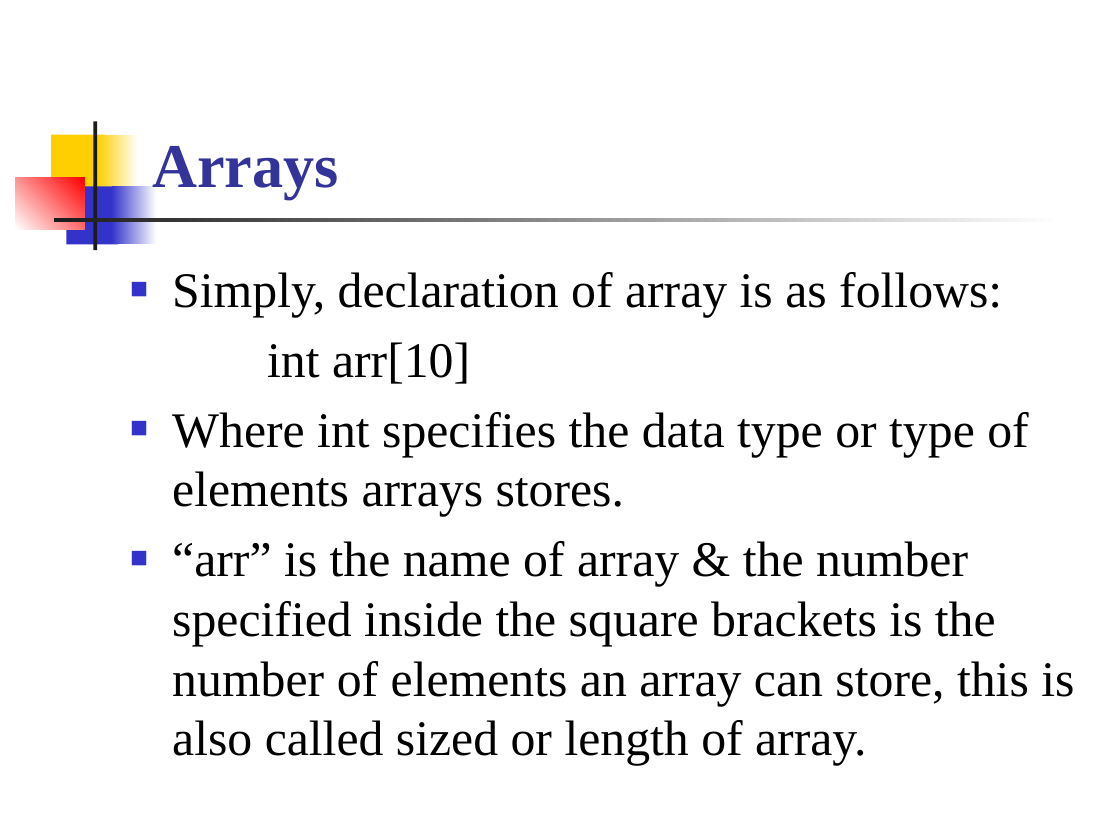
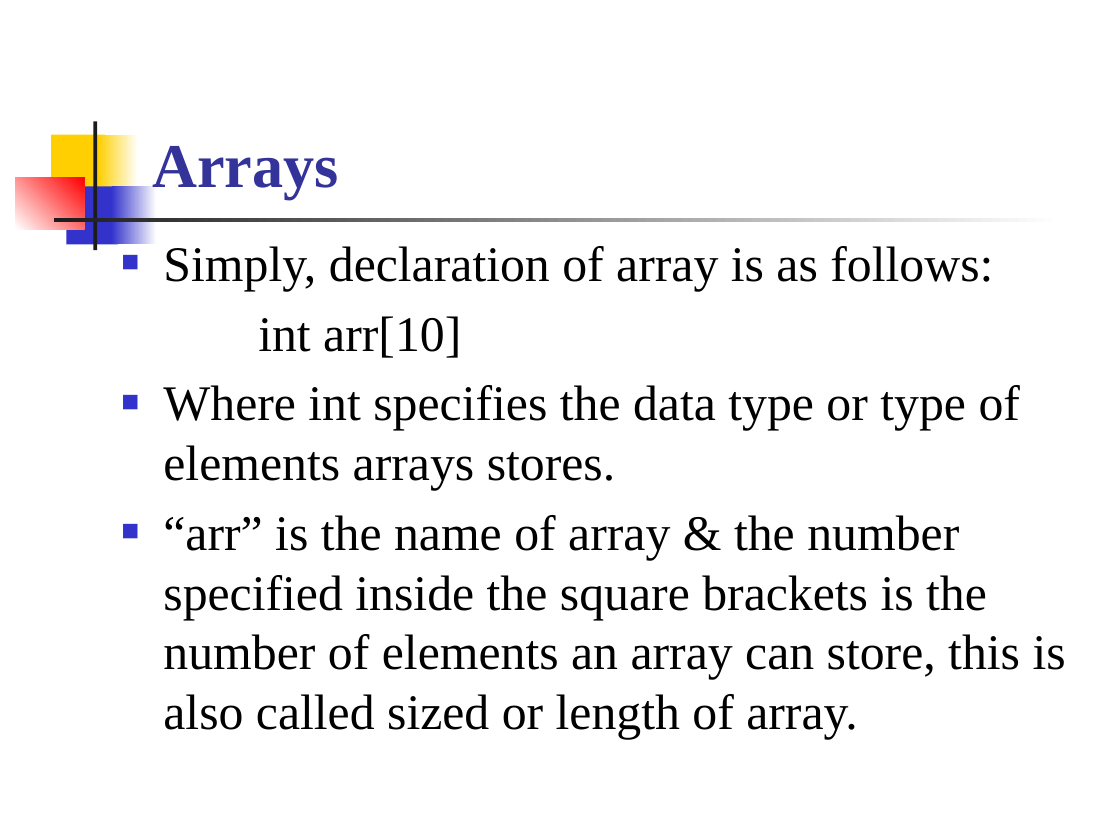
Before and after one commit to renshan2/accesspy, a slide deck: slide 26 of Section7 - DS/intr_ds.pptx. Drawn at 1120x840 pixels with LibreOffice and Linux fonts; fonts in the diff are those of the drawing. Boxes give left, top, right and bottom in pixels: in the first picture for what was removed or moved away, otherwise in the second. Text is boxed around its words. In the diff, an @@ line names an element or a change of style, - is before the commit and + after.

```diff
--- a/Section7 - DS/intr_ds.pptx
+++ b/Section7 - DS/intr_ds.pptx
@@ text "Simply, declaration of array is ...": place and size @@
-text "Simply, declaration of array is ..." at <box>172,272,1074,766</box>
+text "Simply, declaration of array is ..." at <box>163,246,1066,739</box>
```
Also in this commit, not shown: 2 other slides changed, 3 other files.
